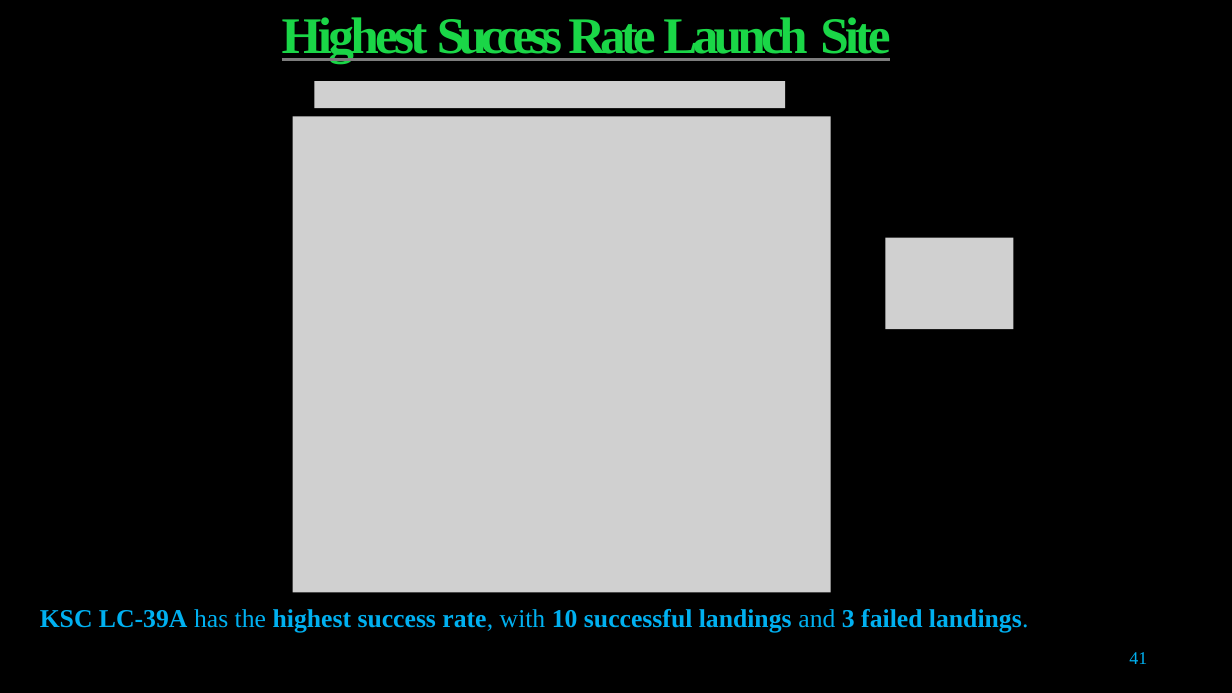
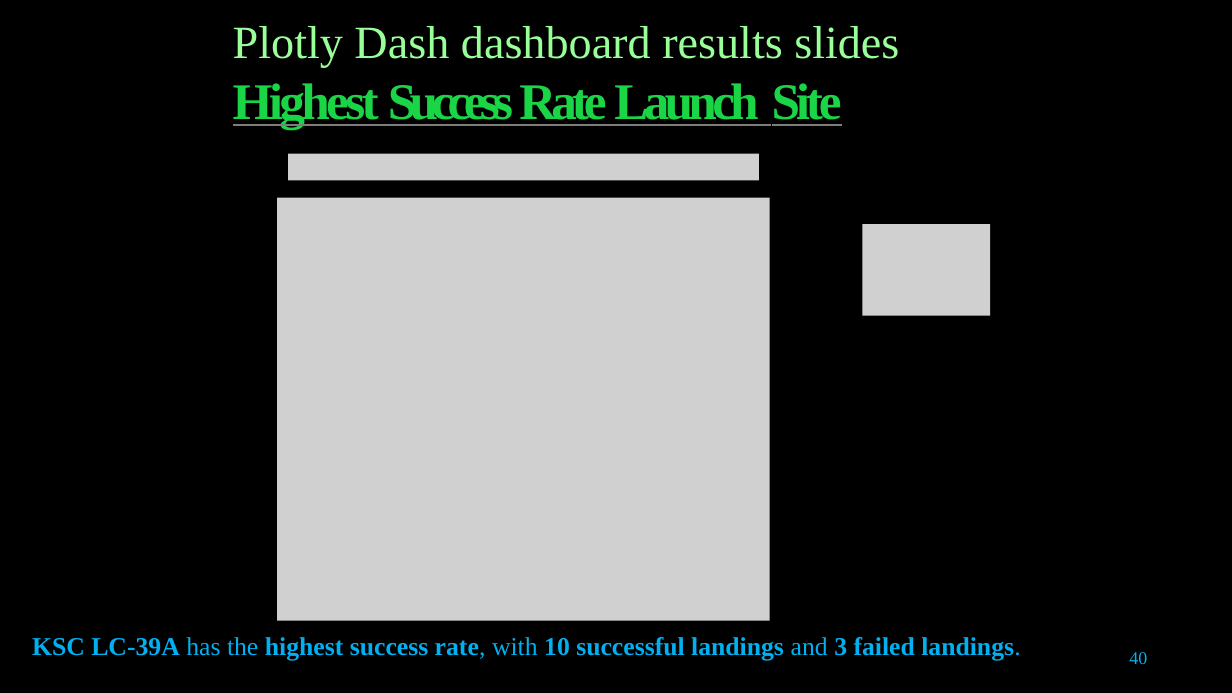
Before and after one commit to thayhiepth/Applied_Data_Science_Capstone, a slide deck: slide 40 of Data Science Capstone Project.pptx (slide 41 before the commit). Drawn at 1232x693 pixels with LibreOffice and Linux fonts; fonts in the diff are those of the drawing; grey boxes stand for pictures. Boxes give left, top, right and bottom in pixels: in the first picture for what was removed or moved away, otherwise in the second. Text is boxed around its words. In the diff, an @@ line names an element or a change of style, - is before the commit and + after.

```diff
--- a/Data Science Capstone Project.pptx
+++ b/Data Science Capstone Project.pptx
@@ title at [233, 26, 899, 130]: text changed; size 40 to 36 pt; text colour #1AD647 to #99FF99; bold off @@
-Highest Success Rate Launch Site
+Plotly Dash dashboard results slides
+Highest Success Rate Launch Site
@@ picture: place and size @@
-picture at [314, 81, 785, 108]
+picture at [288, 153, 759, 180]
@@ picture: place and size @@
-picture at [293, 116, 831, 592]
+picture at [277, 198, 770, 621]
@@ picture: place and size @@
-picture at [885, 238, 1013, 329]
+picture at [862, 225, 990, 316]
@@ text "KSC LC-39A has the highest ...": place and size @@
-text "KSC LC-39A has the highest ..." at [40, 609, 1028, 632]
+text "KSC LC-39A has the highest ..." at [32, 637, 1020, 660]
@@ page number at [1129, 652, 1147, 664]: text changed @@
-41
+40
```
Also in this commit, not shown: 36 other slides changed, 3 slides added, 4 slides removed, 1 other file.
